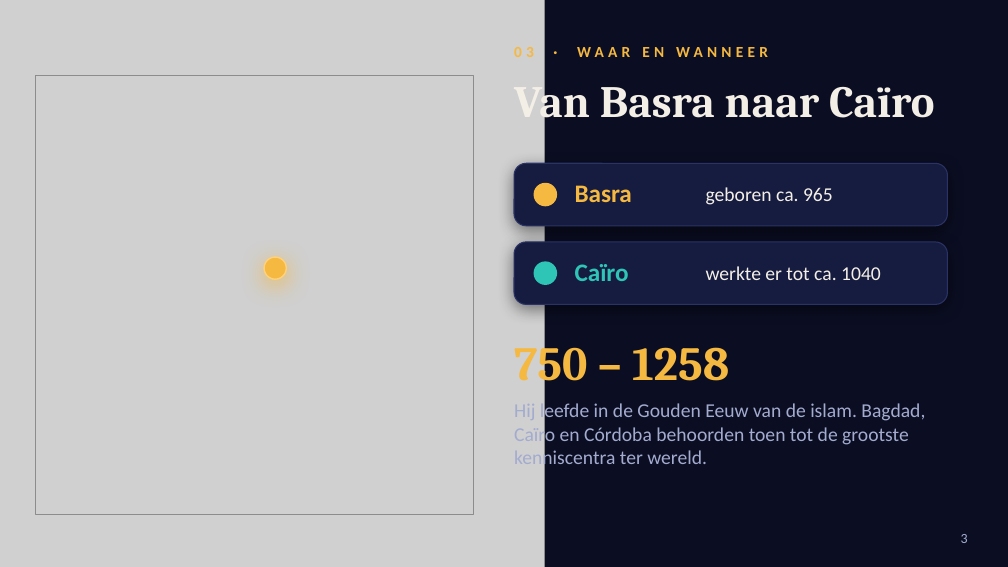
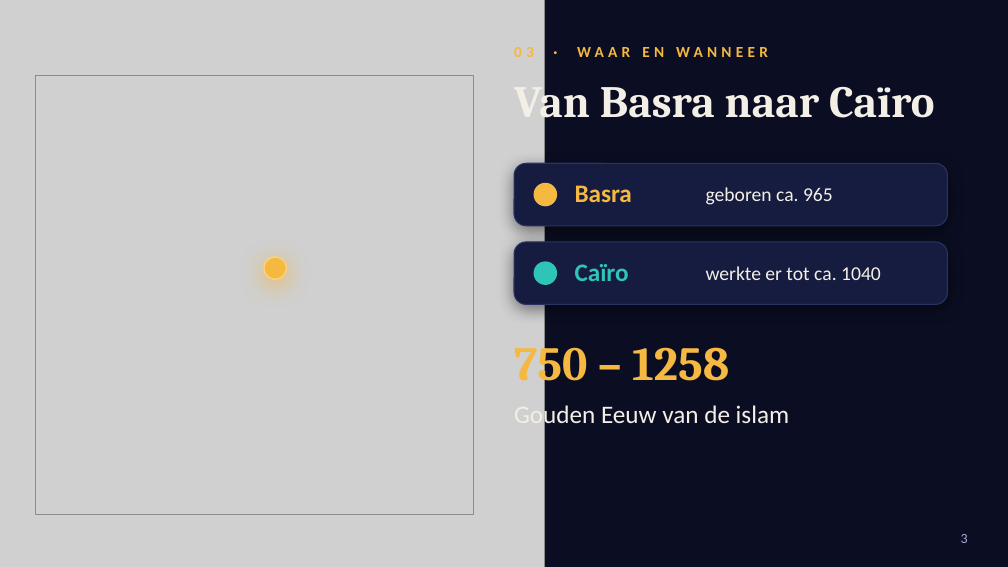
Before and after one commit to riseecom911-sketch/claudemaxxxxxxx, a slide deck: slide 3 of output/Ibn_al-Haytham_animated.pptx. Drawn at 1008x567 pixels with LibreOffice and Linux fonts; fonts in the diff are those of the drawing; grey boxes stand for pictures; background and template pictures are left out. Boxes give left, top, right and bottom in pixels: in the first picture for what was removed or moved away, otherwise in the second. Text is boxed around its words. In the diff, an @@ line names an element or a change of style, - is before the commit and + after.

```diff
--- a/output/Ibn_al-Haytham_animated.pptx
+++ b/output/Ibn_al-Haytham_animated.pptx
@@ text at (514, 402, 790, 429): text changed; size 14 to 18 pt; text colour #A3ABCF to #F4EFE6 @@
-Hij leefde in de Gouden Eeuw van de islam. Bagdad, Caïro en Córdoba behoorden toen tot de grootste kenniscentra ter wereld.
+Gouden Eeuw van de islam
```
Also in this commit, not shown: 13 other slides changed.
